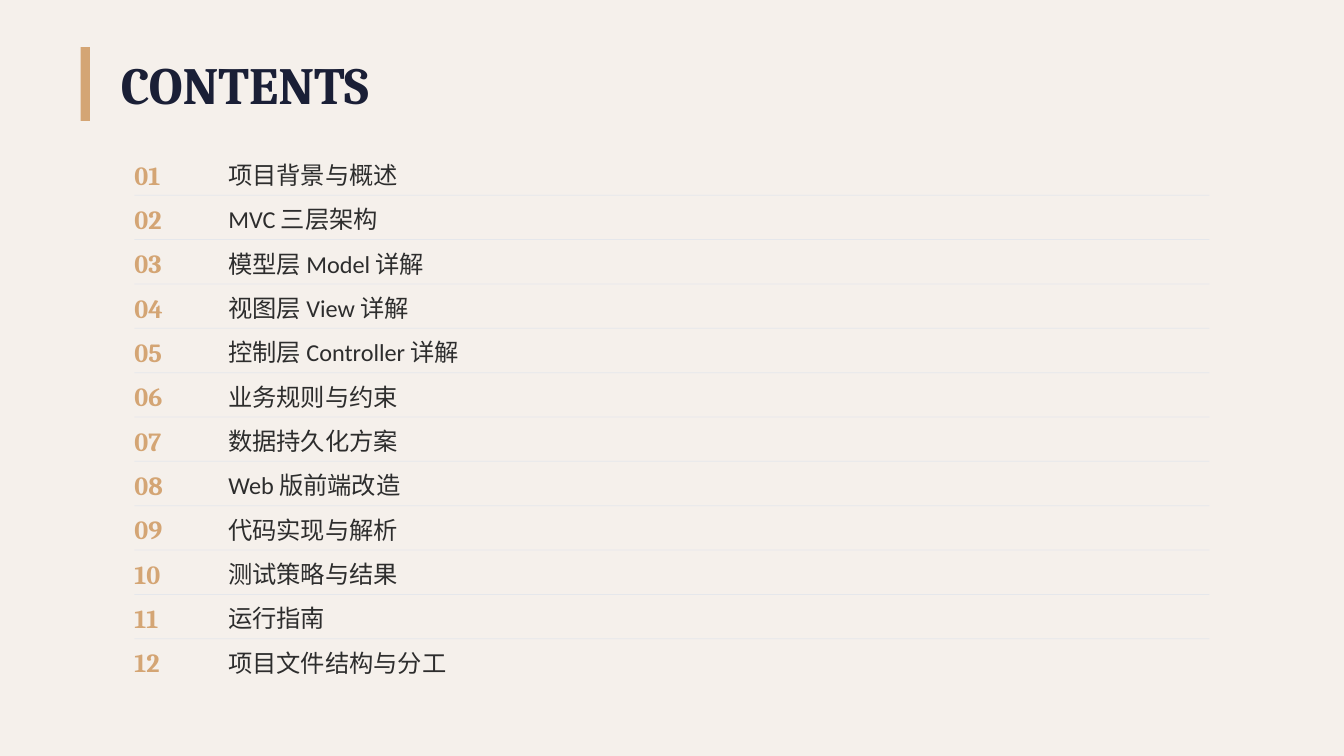
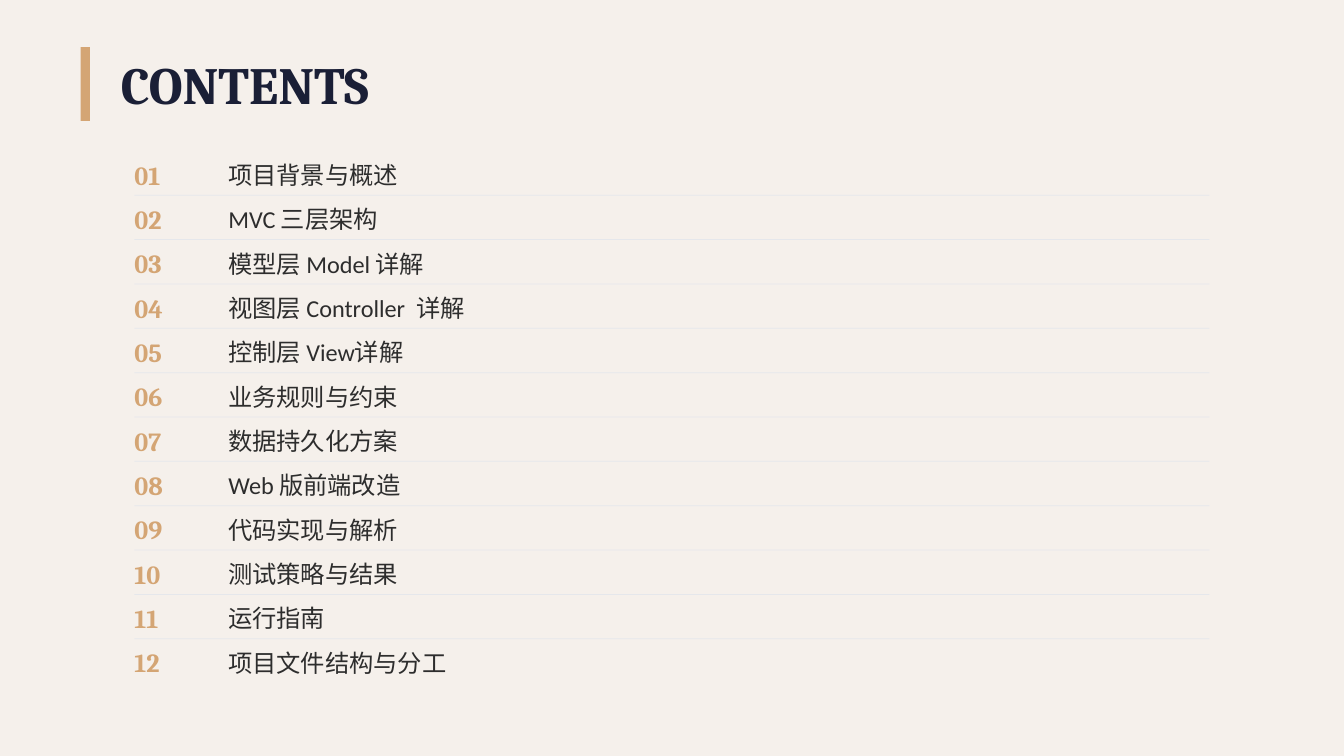
Before and after one commit to Unconnectable/atm, a slide deck: slide 2 of ATM项目演示.pptx. Drawn at 1344x756 pixels with LibreOffice and Linux fonts; fonts in the diff are those of the drawing. Boxes give left, top, right and bottom in pixels: in the first picture for what was removed or moved away, otherwise in the second. Text is boxed around its words. In the diff, an @@ line names an element or a change of style, - is before the commit and + after.

```diff
--- a/ATM项目演示.pptx
+++ b/ATM项目演示.pptx
@@ text at (x1=228, y1=296, x2=464, y2=319): text changed @@
-视图层 View 详解
+视图层 Controller 详解
@@ text at (x1=228, y1=340, x2=403, y2=363): text changed @@
-控制层 Controller 详解
+控制层 View详解
```
Also in this commit, not shown: 11 other slides changed.
